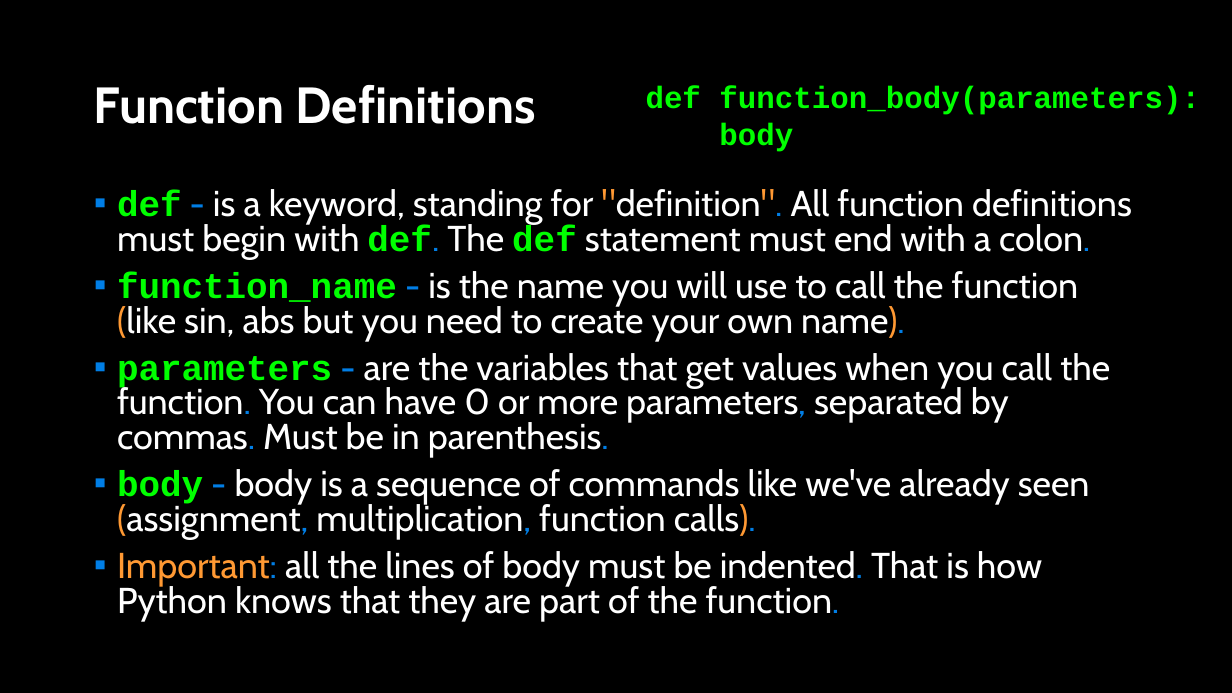
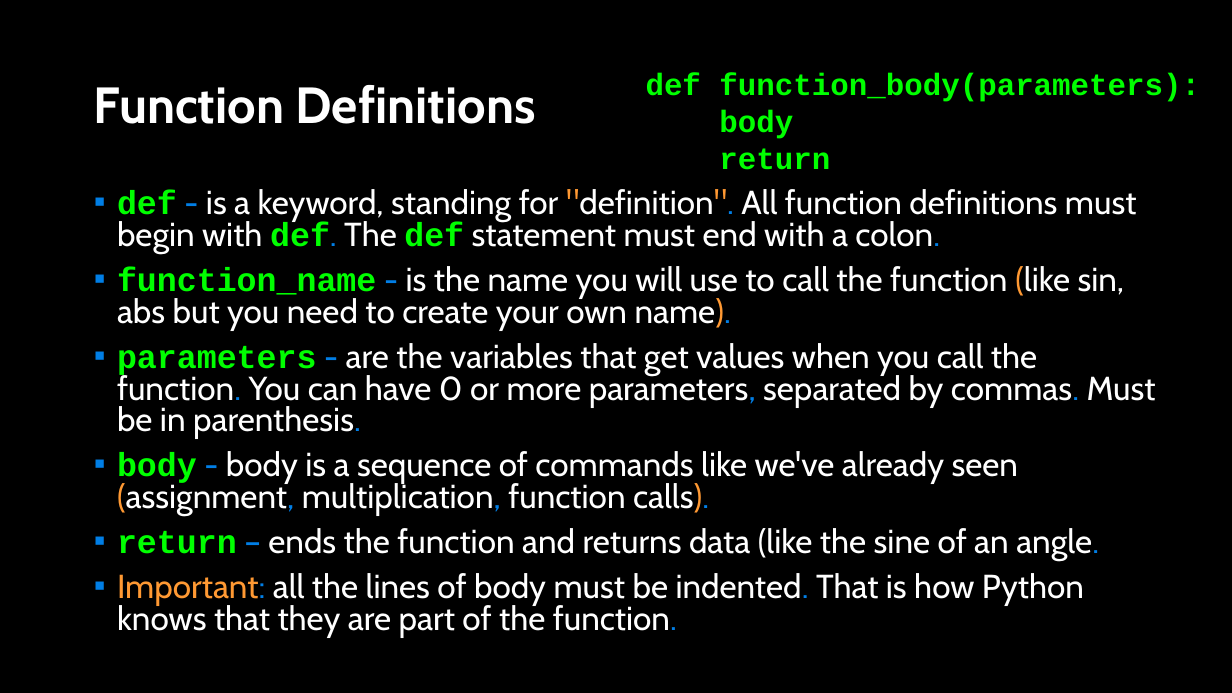
Before and after one commit to APS106/APS106-winter-2023-kinsella-goodfellow, a slide deck: slide 5 of lectures/week2/lecture2/slides/week2_lecture2.pptx. Drawn at 1232x693 pixels with LibreOffice and Linux fonts; fonts in the diff are those of the drawing; background and template pictures are left out. Boxes give left, top, right and bottom in pixels: in the first picture for what was removed or moved away, otherwise in the second. Text is boxed around its words. In the diff, an @@ line names an element or a change of style, - is before the commit and + after.

```diff
--- a/lectures/week2/lecture2/slides/week2_lecture2.pptx
+++ b/lectures/week2/lecture2/slides/week2_lecture2.pptx
@@ text "def function_body(parameters):": place and size @@
-text "def function_body(parameters):" at box(646, 86, 1200, 152)
+text "def function_body(parameters):" at box(646, 73, 1200, 170)
@@ text at box(719, 148, 830, 170): paragraph added @@
+return
@@ text at box(117, 189, 1156, 637): size 28 to 25.9 pt in "def - is a keyword, standing for ...", "function_name - is the name you will ...", "parameters - are the variables that get ...", "body - body is a sequence of ..." and 1 more places @@
@@ text at box(117, 528, 1099, 560): paragraph added @@
+▪ return – ends the function and returns data (like the sine of an angle.
```
Also in this commit, not shown: 1 other slide changed, 1 slide added, 4 other files.
